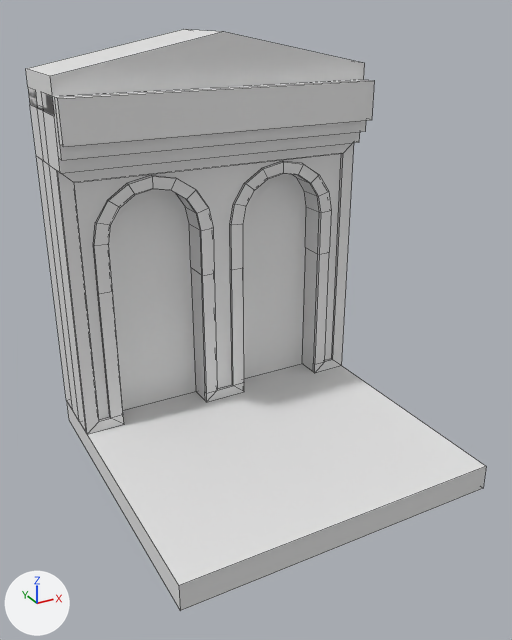
One commit to the Blender file Assets/Prefabs/Level Tile Models/blends/tile1wallC.blend: the scene before it, then after it.
Camera for both pictures: a camera (50 mm lens) standing at (-4.82, -8.63, 6.3) and looking at (-0.2, -0.24, 2.1). The lights are fixed; the arrows at lower left show +X, +Y and +Z. The older version comes first. Mesh edges are drawn as thin lines.
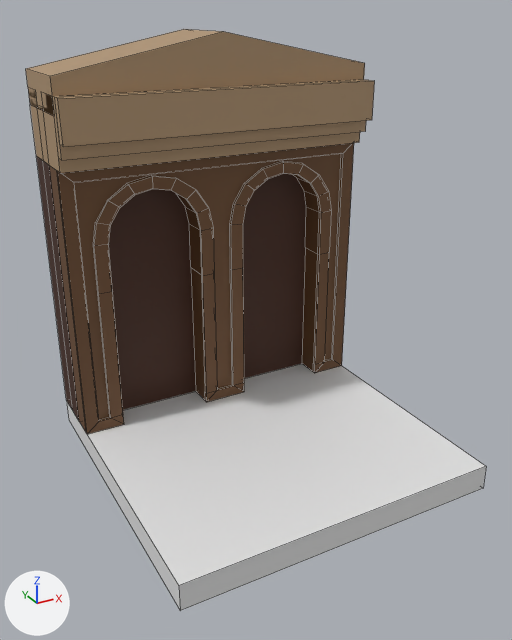
Commit message: wallCcolored :)

Boxes [x1, y1, x2, y2] around the edits, measured in the pictures (512 x 640 px):
'Cube.002', recoloured (white to brown)
    both: [49, 143, 354, 434]
'Cube.003', recoloured (white to beige)
    both: [26, 29, 374, 173]
'Cube.001', recoloured (white to brown)
    both: [43, 161, 306, 420]
'Cube.005', recoloured
    both: [36, 156, 72, 409]

Edits to the bpy script that builds the scene:
```text
Add mat_material_004:
    mat_material_004 = principled_material('Material.004')
    mat_material_004.base_color = (0.434, 0.292, 0.165)  # beige #b09371
    mat_material_004.roughness = 0.6
Add mat_material_003:
    mat_material_003 = principled_material('Material.003')
    mat_material_003.base_color = (0.0545, 0.0144, 0.00402)  # brown #42200d
    mat_material_003.roughness = 0.6
Add mat_material_001:
    mat_material_001 = principled_material('Material.001')
    mat_material_001.base_color = (0.147, 0.0666, 0.0242)  # brown #6b492b
    mat_material_001.roughness = 0.6
Add mat_material_002:
    mat_material_002 = principled_material('Material.002')
    mat_material_002.base_color = (0.0545, 0.0144, 0.00402)  # brown #42200d
    mat_material_002.roughness = 0.6
Change me_cube_001:
    where me_cube_001.from_pydata(...)  # 8 vertices, 6 faces; spans x -1.0..1.0, y -1.0..1.0, z -1.0..0.98
    add me_cube_001.materials.append(mat_material_002)  # brown #42200d
Change me_cube_006:
    where me_cube_006.from_pydata(...)  # 158 vertices, 130 faces; spans x -1.0..1.0, y -1.25..1.0, z -1.0..1.0
    add me_cube_006.materials.append(mat_material_001)  # brown #6b492b
Change me_cube_008:
    where me_cube_008.from_pydata(...)  # 60 vertices, 32 faces; spans x -1.0..1.0, y -1.0..1.0, z -1.0..1.0
    add me_cube_008.materials.append(mat_material_003)  # brown #42200d
Change me_cube_016:
    where me_cube_016.from_pydata(...)  # 63 vertices, 41 faces; spans x -1.0..1.0, y -5.5..3.0, z -1.0..3.35
    add me_cube_016.materials.append(mat_material_004)  # beige #b09371
```
